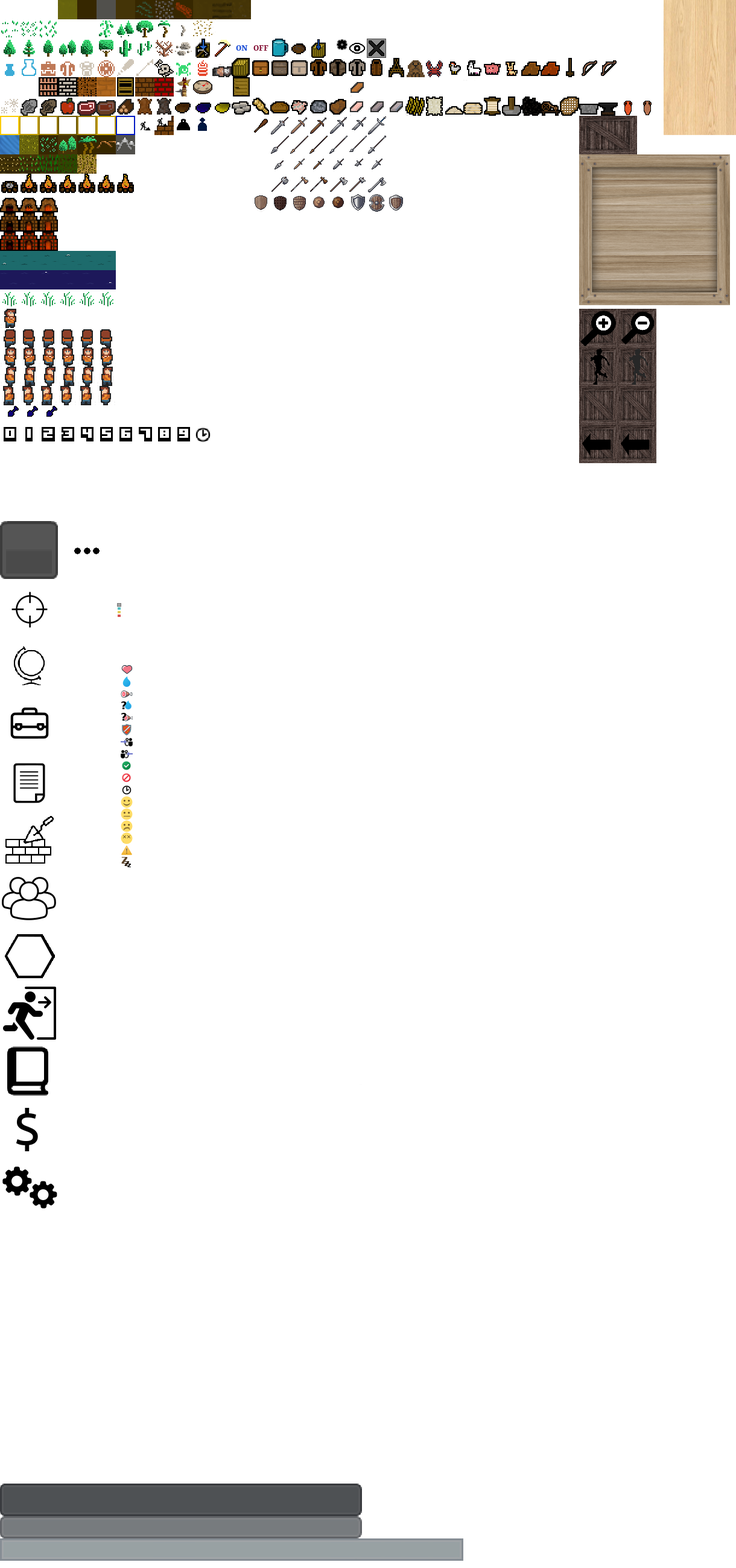
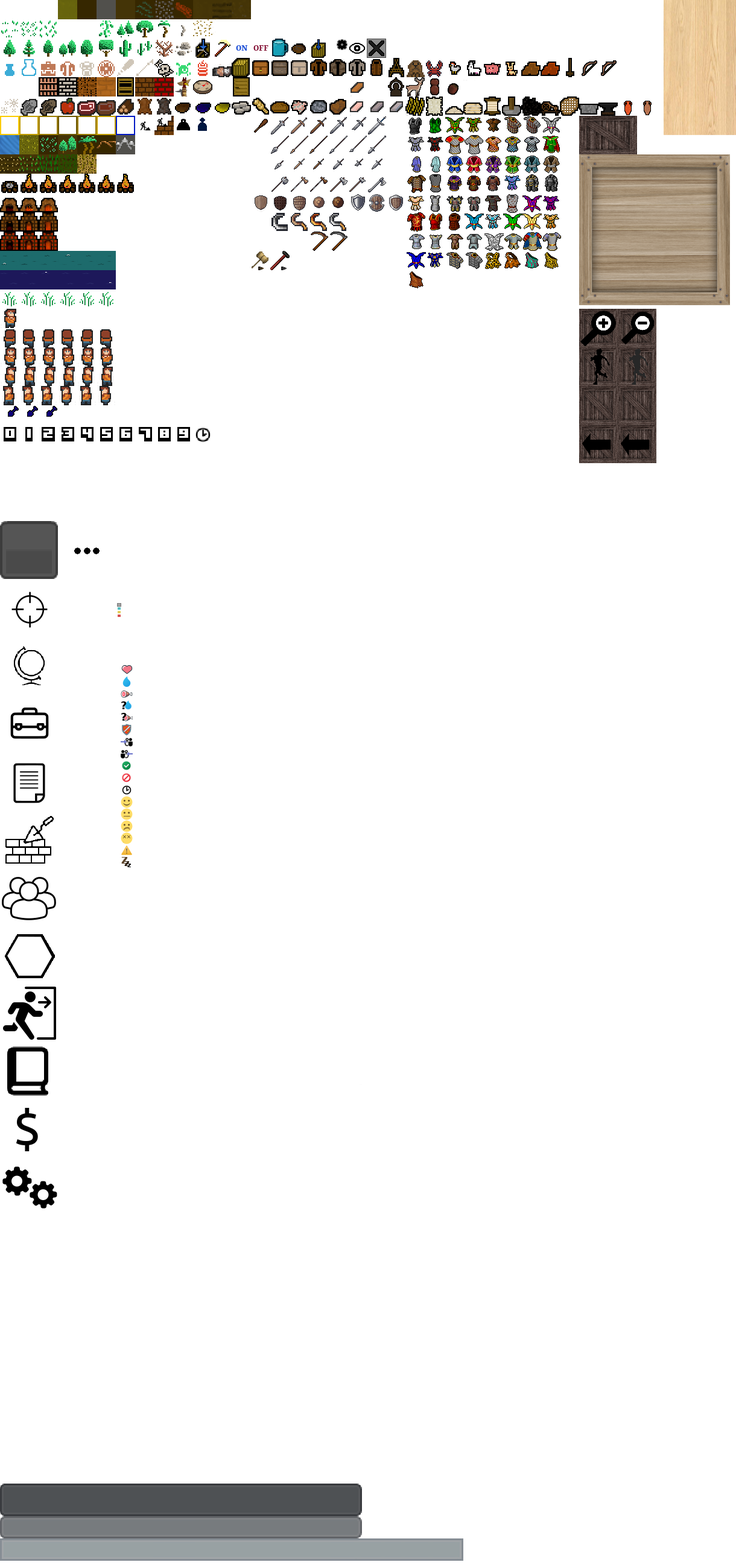
The second 736px x 1568px image is a revision of the first. Changes to its layers:
added layer "Calque copié" above "crate2_diffuse.png" over (x1=408, y1=117, x2=422, y2=135)
painted on "crate2_diffuse.png" over (x1=251, y1=77, x2=561, y2=289)
